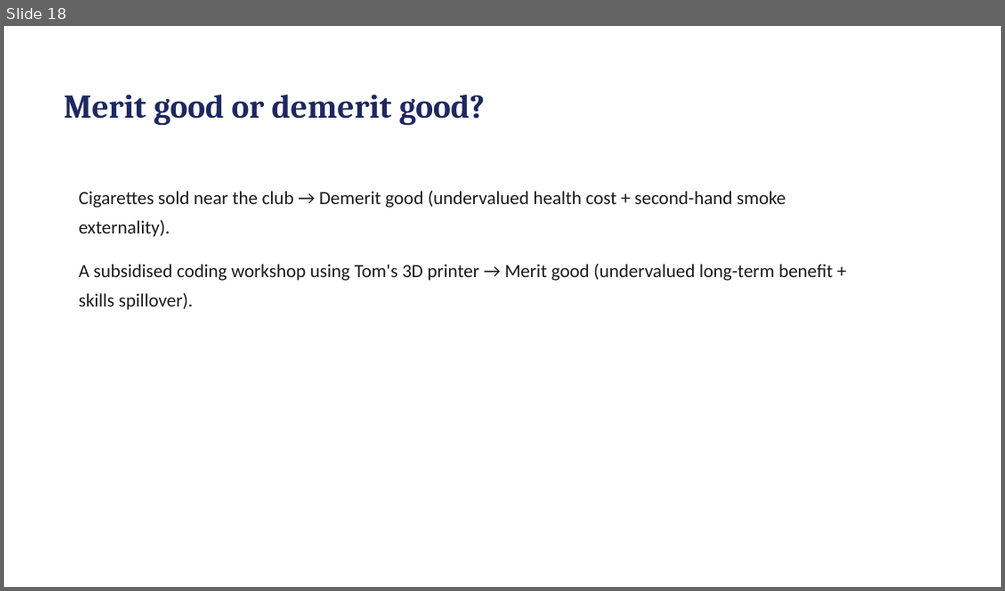
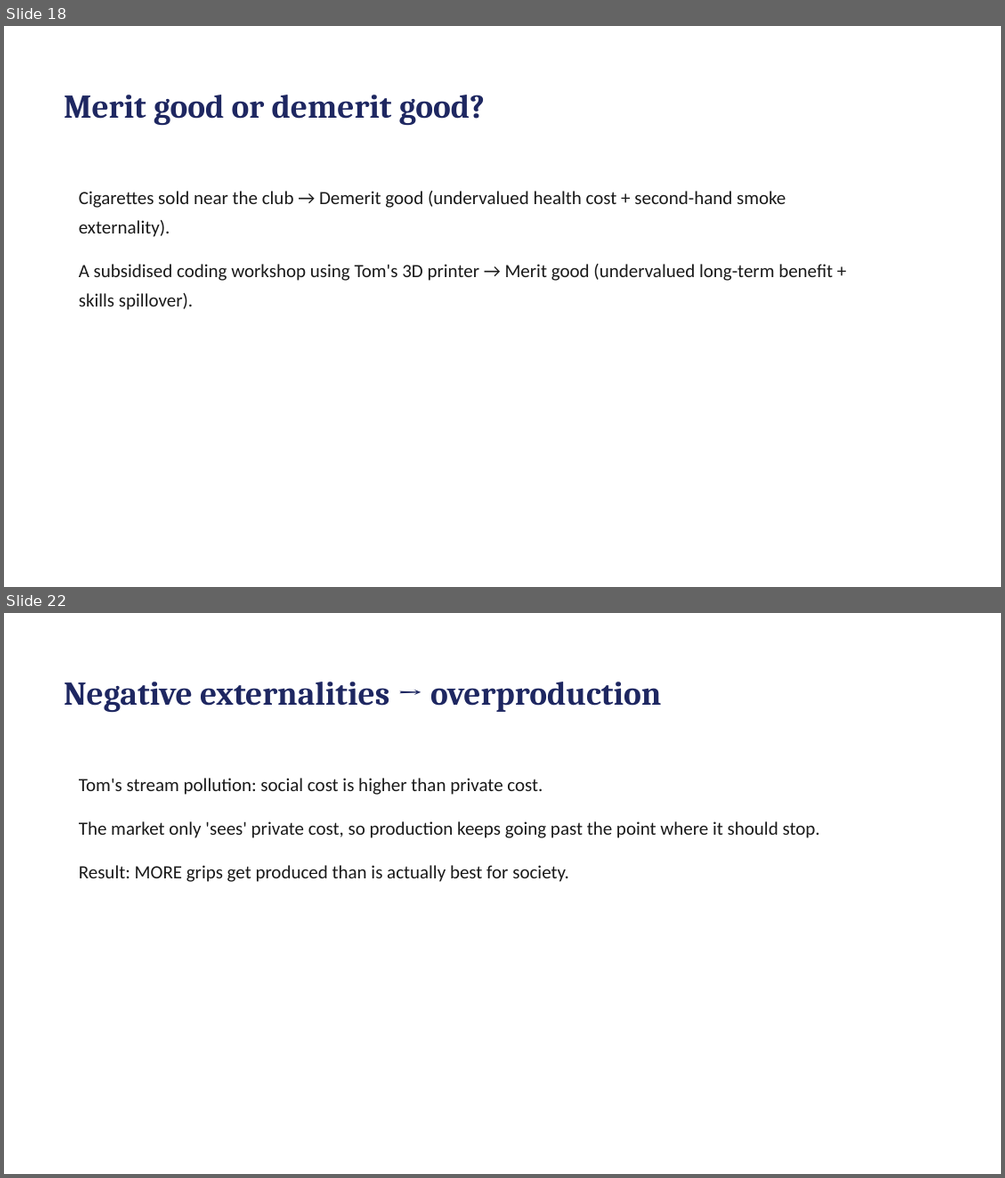
Before and after one commit to rebeccakfurness-boop/selongbayschool-teaching, a slide deck: courses/tom-economics/lessons/lesson-07/slides.pptx. Shown one above the other, each under a label of ours: slide 18 before the commit, slides 18 and 22 after it; the slides between them are not shown. The pictures are 1005x591 and 1005x1178 pixels, drawn with LibreOffice and Linux fonts; fonts in the diff are those of the drawing. Boxes give left, top, right and bottom in pixels: in the first picture for what was removed or moved away, otherwise in the second. Text is boxed around its words. In the diff, an @@ line names an element or a change of style, - is before the commit and + after.

```diff
--- a/courses/tom-economics/lessons/lesson-07/slides.pptx
+++ b/courses/tom-economics/lessons/lesson-07/slides.pptx
@@ slide 22 added at box(4, 613, 1001, 1174), background #FFFFFF @@
@@ text added at box(64, 682, 661, 712), 32 pt, text #1E2761, bold @@
+Negative externalities → overproduction
@@ text added at box(79, 778, 820, 882), 18 pt, text #1A1A1A @@
+Tom's stream pollution: social cost is higher than private cost.
+The market only 'sees' private cost, so production keeps going past the point where it should stop.
+Result: MORE grips get produced than is actually best for society.
```
Also in this commit, not shown: 3 slides changed, 9 other slides added, 1 slide removed, 29 other files.
